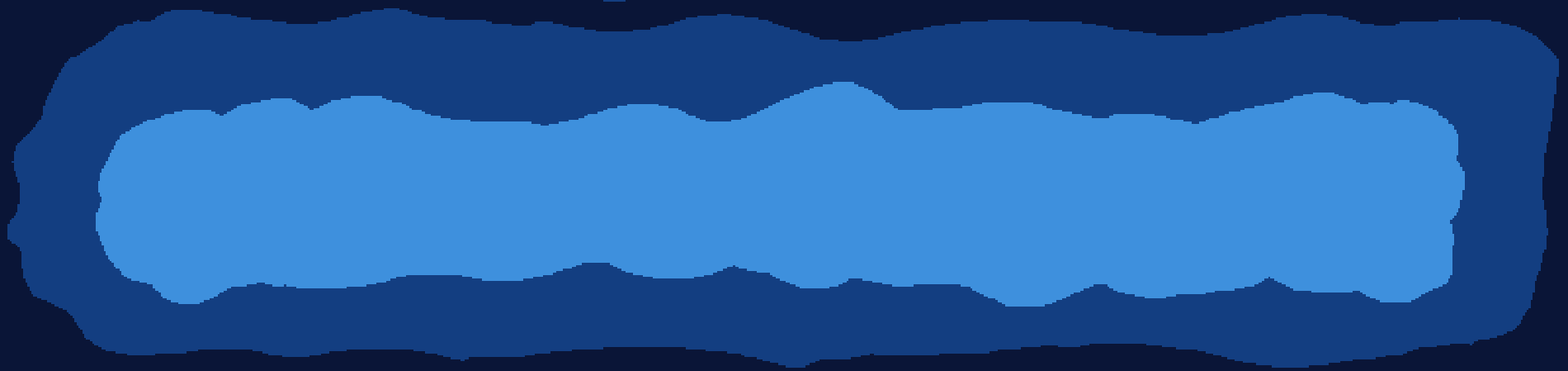
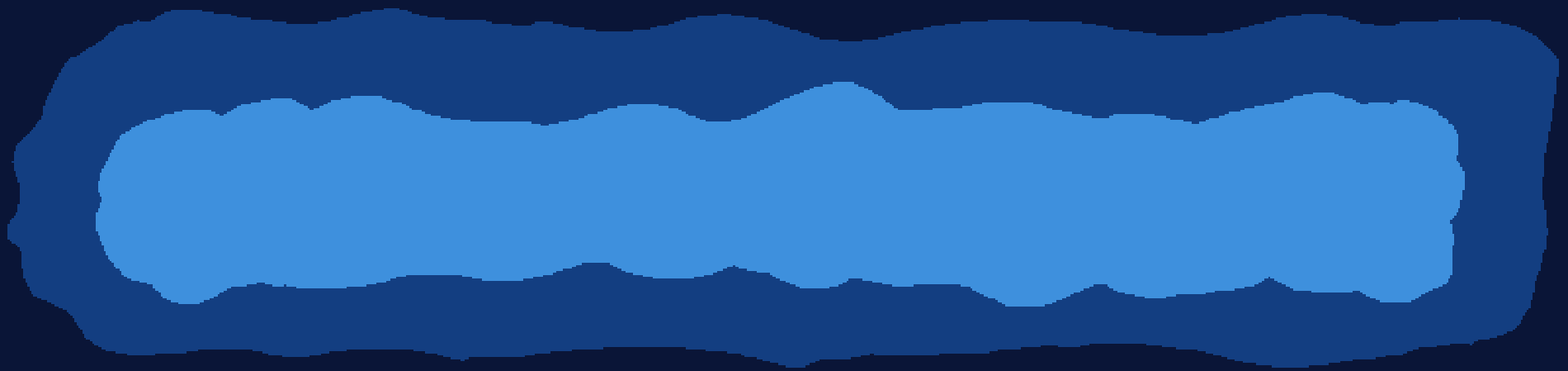
Before/after of a w=1568, h=371 layered artwork. What changed in the layer stack:
painted on "Layer 4" over (x1=603, y1=0, x2=626, y2=2)